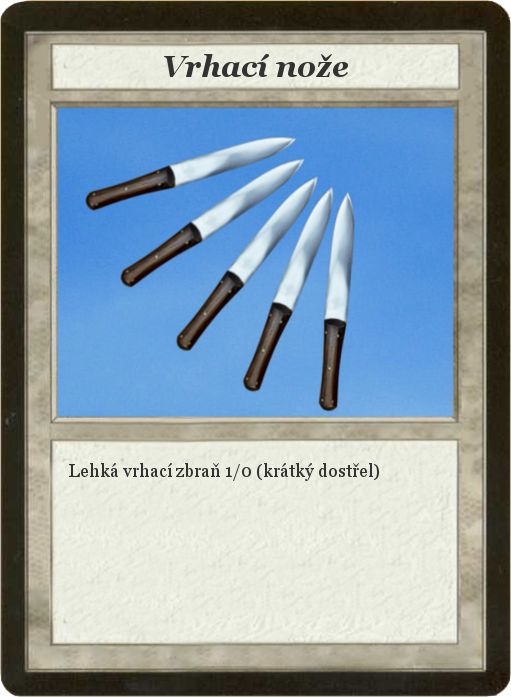
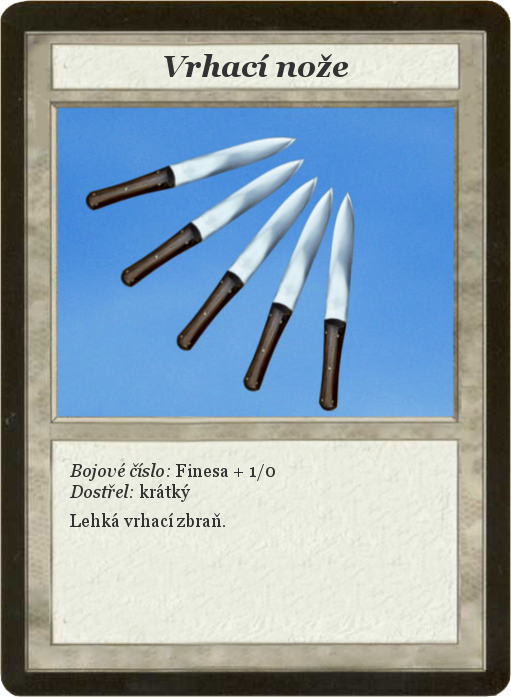
Revision of a layered (511, 697) image; what changed, layer by layer:
renamed "Lehká vrhací zbraň 1/0 (krátký..." to "Bojové číslo: Finesa + 1/0 ...", painted on it over left=69, top=463, right=379, bottom=527
